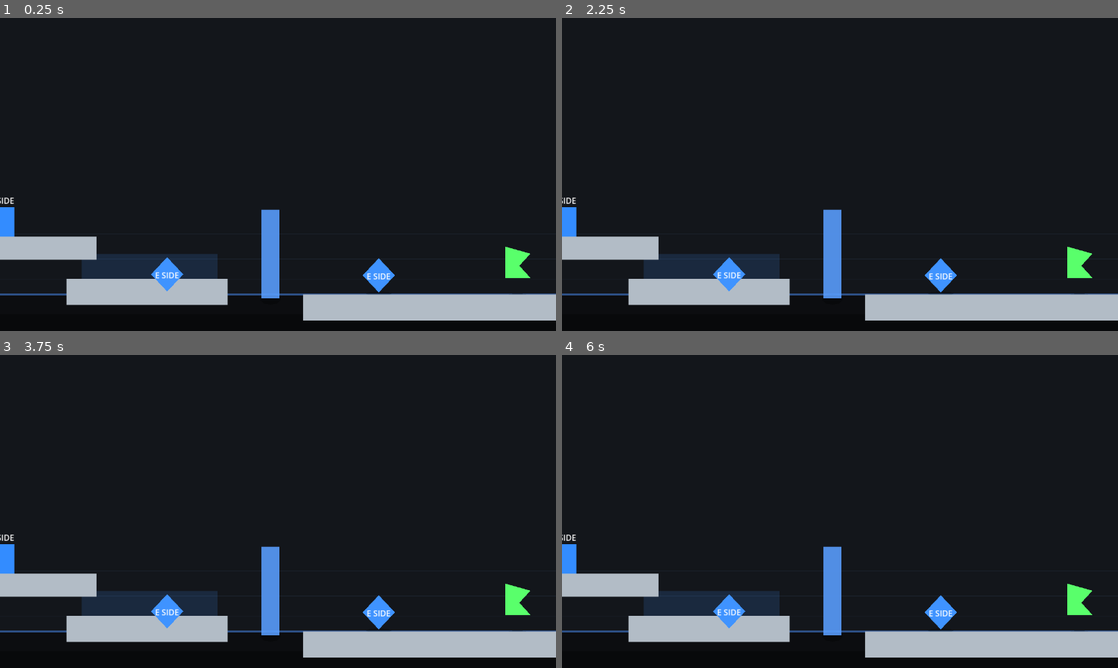
Above: before the commit, frames 1-4 (two rows, left to right).
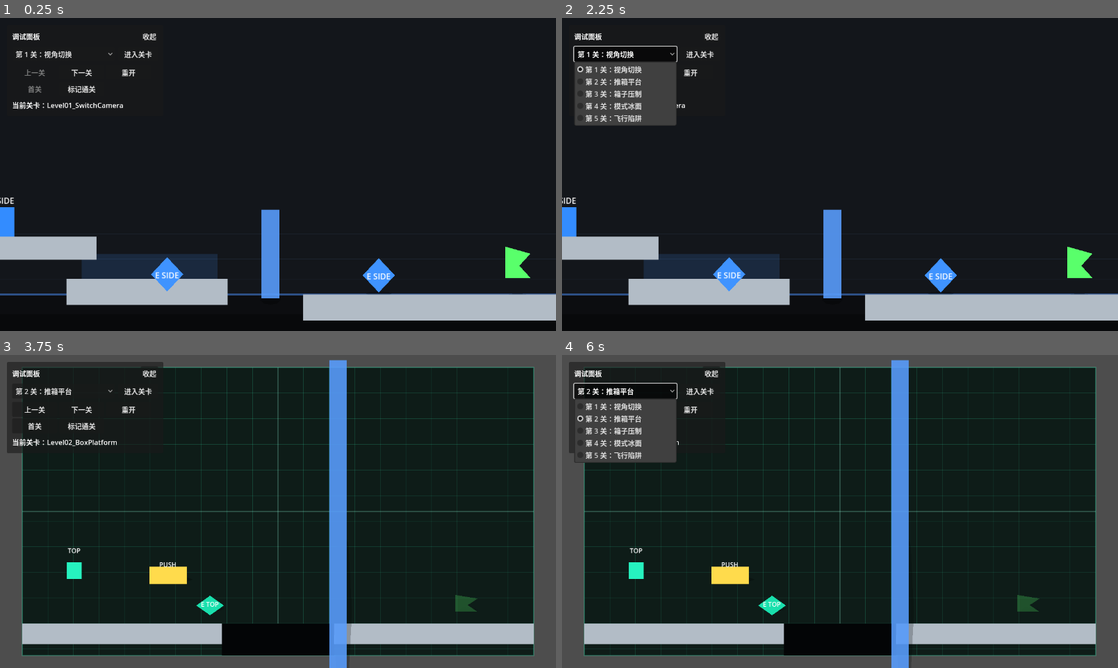
Above: after the commit, the same moments.

Repository: JrDw0/side-to-topdown-new
Game: Godot game, scene res://scenes/Level01_SwitchCamera.tscn
Same seed, same stepped clock (60 frames per second), same inputs: the game is played once before the commit and once after it.
Inputs (mouse positions are in pixels of both pictures, inside the frame that each line leads up to):
- Up to frame 1 (0.25 s): no input
- Up to frame 2 (2.25 s): click (712, 36) at 0.5 s, where only the run after the commit has a clickable "收起"; click (584, 33) at 1.25 s, where only the run after the commit has a clickable "展开"; click (623, 55) at 2 s, where only the run after the commit has a clickable "第 1 关：视角切换"
- Up to frame 3 (3.75 s): click (139, 392) at 2.75 s, where only the run after the commit has a clickable "进入关卡"; click (83, 408) at 3.5 s, where only the run after the commit has a clickable "下一关"
- Up to frame 4 (6 s): click (712, 373) at 4.25 s, where only the run after the commit has a clickable "收起"; click (584, 370) at 5 s, where only the run after the commit has a clickable "展开"; click (623, 392) at 5.75 s, where only the run after the commit has a clickable "第 2 关：推箱平台"

The runs differ from the first frame. In frame 1, 0.8% of the frame differs, in the area x 2-29%, y 4-30%; in frame 2, 4.2%; in frame 3, 31%; in frame 4, 34%, in the area x 0-100%, y 0-100%.

Commit message:
feat(ui): 添加关卡调试面板

Diff:
--- /dev/null
+++ b/scenes/DebugPanel.tscn
@@ -0,0 +1,103 @@
+[gd_scene load_steps=2 format=3]
+
+[ext_resource type="Script" path="res://scripts/DebugPanel.gd" id="1_debug_panel"]
+
+[node name="DebugPanel" type="Control"]
+anchors_preset = 15
+anchor_right = 1.0
+anchor_bottom = 1.0
+grow_horizontal = 2
+grow_vertical = 2
+mouse_filter = 2
+script = ExtResource("1_debug_panel")
+
+[node name="ExpandedPanel" type="PanelContainer" parent="."]
+offset_left = 16.0
+offset_top = 16.0
+offset_right = 376.0
+offset_bottom = 226.0
+mouse_filter = 0
+
+[node name="MarginContainer" type="MarginContainer" parent="ExpandedPanel"]
+layout_mode = 2
+theme_override_constants/margin_left = 12
+theme_override_constants/margin_top = 10
+theme_override_constants/margin_right = 12
+theme_override_constants/margin_bottom = 12
+
+[node name="VBoxContainer" type="VBoxContainer" parent="ExpandedPanel/MarginContainer"]
+layout_mode = 2
+theme_override_constants/separation = 8
+
+[node name="Header" type="HBoxContainer" parent="ExpandedPanel/MarginContainer/VBoxContainer"]
+layout_mode = 2
+
+[node name="TitleLabel" type="Label" parent="ExpandedPanel/MarginContainer/VBoxContainer/Header"]
+layout_mode = 2
+size_flags_horizontal = 3
+text = "调试面板"
+
+[node name="CollapseButton" type="Button" parent="ExpandedPanel/MarginContainer/VBoxContainer/Header"]
+layout_mode = 2
+text = "收起"
+
+[node name="LevelRow" type="HBoxContainer" parent="ExpandedPanel/MarginContainer/VBoxContainer"]
+layout_mode = 2
+theme_override_constants/separation = 8
+
+[node name="LevelOption" type="OptionButton" parent="ExpandedPanel/MarginContainer/VBoxContainer/LevelRow"]
+custom_minimum_size = Vector2(220, 34)
+layout_mode = 2
+size_flags_horizontal = 3
+
+[node name="EnterButton" type="Button" parent="ExpandedPanel/MarginContainer/VBoxContainer/LevelRow"]
+custom_minimum_size = Vector2(92, 34)
+layout_mode = 2
+text = "进入关卡"
+
+[node name="FlowGrid" type="GridContainer" parent="ExpandedPanel/MarginContainer/VBoxContainer"]
+layout_mode = 2
+columns = 3
+
+[node name="PreviousButton" type="Button" parent="ExpandedPanel/MarginContainer/VBoxContainer/FlowGrid"]
+custom_minimum_size = Vector2(104, 34)
+layout_mode = 2
+text = "上一关"
+
+[node name="NextButton" type="Button" parent="ExpandedPanel/MarginContainer/VBoxContainer/FlowGrid"]
+custom_minimum_size = Vector2(104, 34)
+layout_mode = 2
+text = "下一关"
+
+[node name="RestartButton" type="Button" parent="ExpandedPanel/MarginContainer/VBoxContainer/FlowGrid"]
+custom_minimum_size = Vector2(104, 34)
+layout_mode = 2
+text = "重开"
+
+[node name="FirstButton" type="Button" parent="ExpandedPanel/MarginContainer/VBoxContainer/FlowGrid"]
+custom_minimum_size = Vector2(104, 34)
+layout_mode = 2
+text = "首关"
+
+[node name="CompleteButton" type="Button" parent="ExpandedPanel/MarginContainer/VBoxContainer/FlowGrid"]
+custom_minimum_size = Vector2(104, 34)
+layout_mode = 2
+text = "标记通关"
+
+[node name="Spacer" type="Control" parent="ExpandedPanel/MarginContainer/VBoxContainer/FlowGrid"]
+custom_minimum_size = Vector2(104, 34)
+layout_mode = 2
+mouse_filter = 2
+
+[node name="StatusLabel" type="Label" parent="ExpandedPanel/MarginContainer/VBoxContainer"]
+layout_mode = 2
+text = "当前关卡："
+
+[node name="CollapsedButton" type="Button" parent="."]
+visible = false
+offset_left = 16.0
+offset_top = 16.0
+offset_right = 88.0
+offset_bottom = 50.0
+mouse_filter = 0
+text = "展开"
--- /dev/null
+++ b/scripts/DebugPanel.gd
@@ -0,0 +1,176 @@
+extends Control
+
+## 启动关卡时是否默认展开调试面板。
+@export var default_expanded := true
+## 选关下拉框显示的中文名称，需要与“关卡场景路径列表”一一对应。
+@export var level_display_names := PackedStringArray([
+	"第 1 关：视角切换",
+	"第 2 关：推箱平台",
+	"第 3 关：箱子压制",
+	"第 4 关：模式冰面",
+	"第 5 关：飞行陷阱",
+])
+## 选关下拉框使用的场景路径，需要与“关卡显示名称列表”一一对应。
+@export var level_scene_paths := PackedStringArray([
+	"res://scenes/Level01_SwitchCamera.tscn",
+	"res://scenes/Level02_BoxPlatform.tscn",
+	"res://scenes/Level03_BoxCrush.tscn",
+	"res://scenes/Level04_ModeIceArea.tscn",
+	"res://scenes/Level05_FlyingTrap.tscn",
+])
+## 面板距离视口左上角的边距，单位为像素。
+@export var panel_margin := Vector2(16.0, 16.0)
+
+@onready var expanded_panel: PanelContainer = $ExpandedPanel
+@onready var collapsed_button: Button = $CollapsedButton
+@onready var collapse_button: Button = $ExpandedPanel/MarginContainer/VBoxContainer/Header/CollapseButton
+@onready var level_option: OptionButton = $ExpandedPanel/MarginContainer/VBoxContainer/LevelRow/LevelOption
+@onready var enter_button: Button = $ExpandedPanel/MarginContainer/VBoxContainer/LevelRow/EnterButton
+@onready var previous_button: Button = $ExpandedPanel/MarginContainer/VBoxContainer/FlowGrid/PreviousButton
+@onready var next_button: Button = $ExpandedPanel/MarginContainer/VBoxContainer/FlowGrid/NextButton
+@onready var restart_button: Button = $ExpandedPanel/MarginContainer/VBoxContainer/FlowGrid/RestartButton
+@onready var first_button: Button = $ExpandedPanel/MarginContainer/VBoxContainer/FlowGrid/FirstButton
+@onready var complete_button: Button = $ExpandedPanel/MarginContainer/VBoxContainer/FlowGrid/CompleteButton
+@onready var status_label: Label = $ExpandedPanel/MarginContainer/VBoxContainer/StatusLabel
+
+var _expanded := true
+var _current_level_index := -1
+
+
+func _ready() -> void:
+	mouse_filter = Control.MOUSE_FILTER_IGNORE
+	expanded_panel.mouse_filter = Control.MOUSE_FILTER_STOP
+	collapsed_button.mouse_filter = Control.MOUSE_FILTER_STOP
+
+	_connect_signals()
+	_build_level_options()
+	_select_current_level()
+	_apply_panel_margin()
+	_set_expanded(default_expanded)
+
+
+func _unhandled_input(event: InputEvent) -> void:
+	if event.is_action_pressed("debug_panel"):
+		_set_expanded(not _expanded)
+		get_viewport().set_input_as_handled()
+
+
+func _connect_signals() -> void:
+	collapse_button.pressed.connect(_on_collapse_pressed)
+	collapsed_button.pressed.connect(_on_expand_pressed)
+	enter_button.pressed.connect(_on_enter_pressed)
+	previous_button.pressed.connect(_on_previous_pressed)
+	next_button.pressed.connect(_on_next_pressed)
+	restart_button.pressed.connect(_on_restart_pressed)
+	first_button.pressed.connect(_on_first_pressed)
+	complete_button.pressed.connect(_on_complete_pressed)
+	level_option.item_selected.connect(_on_level_selected)
+
+
+func _build_level_options() -> void:
+	level_option.clear()
+	var option_count := mini(level_display_names.size(), level_scene_paths.size())
+	for index in range(option_count):
+		level_option.add_item(level_display_names[index], index)
+
+	if option_count == 0:
+		status_label.text = "未配置关卡"
+		enter_button.disabled = true
+		previous_button.disabled = true
+		next_button.disabled = true
+		first_button.disabled = true
+
+
+func _select_current_level() -> void:
+	var current_path := ""
+	if get_tree().current_scene != null:
+		current_path = get_tree().current_scene.scene_file_path
+
+	_current_level_index = level_scene_paths.find(current_path)
+	if _current_level_index >= 0 and _current_level_index < level_option.item_count:
+		level_option.select(_current_level_index)
+	elif level_option.item_count > 0:
+		_current_level_index = level_option.get_selected_id()
+	else:
+		_current_level_index = -1
+
+	_refresh_flow_buttons()
+
+
+func _refresh_flow_buttons() -> void:
+	var has_level := level_option.item_count > 0 and _current_level_index >= 0
+	enter_button.disabled = not has_level
+	previous_button.disabled = not has_level or _current_level_index <= 0
+	next_button.disabled = not has_level or _current_level_index >= level_option.item_count - 1
+	first_button.disabled = not has_level or _current_level_index == 0
+
+	if not has_level:
+		status_label.text = "当前关卡：未识别"
+	elif get_tree().current_scene != null:
+		status_label.text = "当前关卡：" + get_tree().current_scene.name
+
+
+func _set_expanded(expanded: bool) -> void:
+	_expanded = expanded
+	expanded_panel.visible = _expanded
+	collapsed_button.visible = not _expanded
+
+
+func _apply_panel_margin() -> void:
+	var expanded_size := expanded_panel.size
+	if expanded_size == Vector2.ZERO:
+		expanded_size = Vector2(360.0, 210.0)
+	expanded_panel.position = panel_margin
+	expanded_panel.size = expanded_size
+	collapsed_button.position = panel_margin
+
+
+func _change_to_level(index: int) -> void:
+	if index < 0 or index >= level_scene_paths.size():
+		return
+
+	var scene_path := level_scene_paths[index]
+	if not ResourceLoader.exists(scene_path):
+		status_label.text = "关卡不存在：" + scene_path
+		return
+
+	get_tree().call_deferred("change_scene_to_file", scene_path)
+
+
+func _on_collapse_pressed() -> void:
+	_set_expanded(false)
+
+
+func _on_expand_pressed() -> void:
+	_set_expanded(true)
+
+
+func _on_level_selected(index: int) -> void:
+	_current_level_index = level_option.get_item_id(index)
+	_refresh_flow_buttons()
+
+
+func _on_enter_pressed() -> void:
+	_change_to_level(_current_level_index)
+
+
+func _on_previous_pressed() -> void:
+	_change_to_level(_current_level_index - 1)
+
+
+func _on_next_pressed() -> void:
+	_change_to_level(_current_level_index + 1)
+
+
+func _on_restart_pressed() -> void:
+	get_tree().reload_current_scene()
+
+
+func _on_first_pressed() -> void:
+	_change_to_level(0)
+
+
+func _on_complete_pressed() -> void:
+	var level := get_tree().current_scene
+	if level != null and level.has_method("complete_level"):
+		level.complete_level()
--- a/scripts/Level.gd
+++ b/scripts/Level.gd
@@ -1,10 +1,16 @@
 extends Node2D
+
+## 是否在本关启用开发用调试面板。
+@export var enable_debug_panel := true
+## 调试面板场景。默认使用项目内置的可收起展开关卡调试面板。
+@export var debug_panel_scene: PackedScene = preload("res://scenes/DebugPanel.tscn")
 
 @onready var win_label: Label = get_node_or_null("CanvasLayer/WinLabel") as Label
 
 
 func _ready() -> void:
 	_ensure_input_actions()
+	_ensure_debug_panel()
 	if win_label != null:
 		win_label.visible = false
 
@@ -27,6 +33,28 @@
 	_add_key_action("jump", [KEY_SPACE])
 	_add_key_action("interact", [KEY_E])
 	_add_key_action("reset", [KEY_R])
+	_add_key_action("debug_panel", [KEY_F1])
+
+
+func _ensure_debug_panel() -> void:
+	if not enable_debug_panel or debug_panel_scene == null:
+		return
+
+	var canvas_layer := get_node_or_null("CanvasLayer") as CanvasLayer
+	if canvas_layer == null:
+		canvas_layer = CanvasLayer.new()
+		canvas_layer.name = "CanvasLayer"
+		add_child(canvas_layer)
+
+	if canvas_layer.get_node_or_null("DebugPanel") != null:
+		return
+
+	var debug_panel := debug_panel_scene.instantiate() as Control
+	if debug_panel == null:
+		return
+
+	debug_panel.name = "DebugPanel"
+	canvas_layer.add_child(debug_panel)
 
 
 func _add_key_action(action_name: StringName, keycodes: Array[int]) -> void:
--- a/scripts/PerspectiveSwitch.gd
+++ b/scripts/PerspectiveSwitch.gd
@@ -63,10 +63,10 @@
 
 
 func _on_body_entered(body: Node2D) -> void:
-	if body is Player:
+	if body.is_in_group("player"):
 		_player_inside = true
 
 
 func _on_body_exited(body: Node2D) -> void:
-	if body is Player:
+	if body.is_in_group("player"):
 		_player_inside = false
